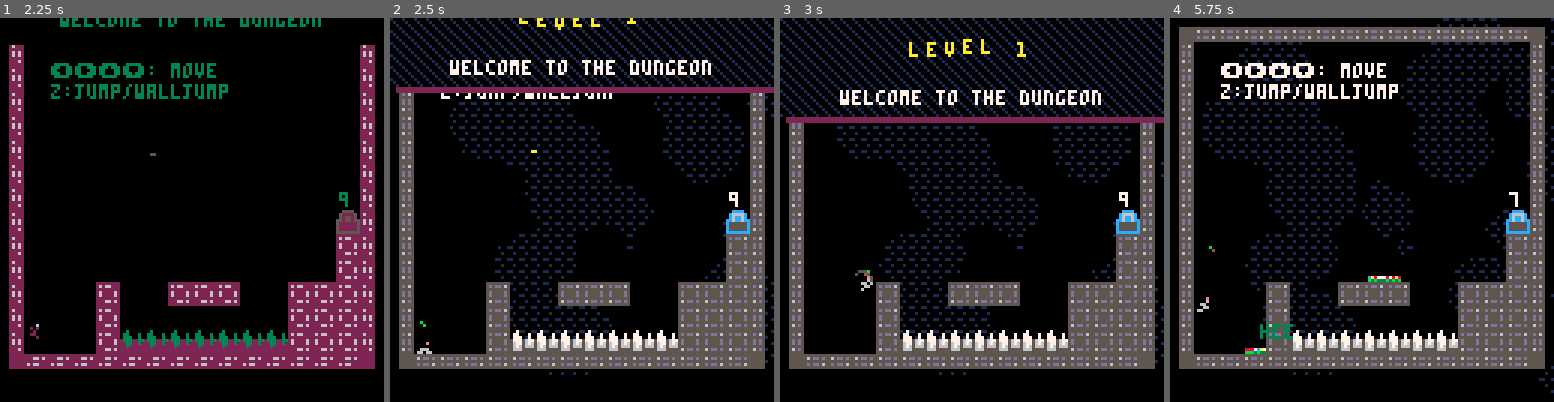
Above: before the commit, frames 1-4 (left to right).
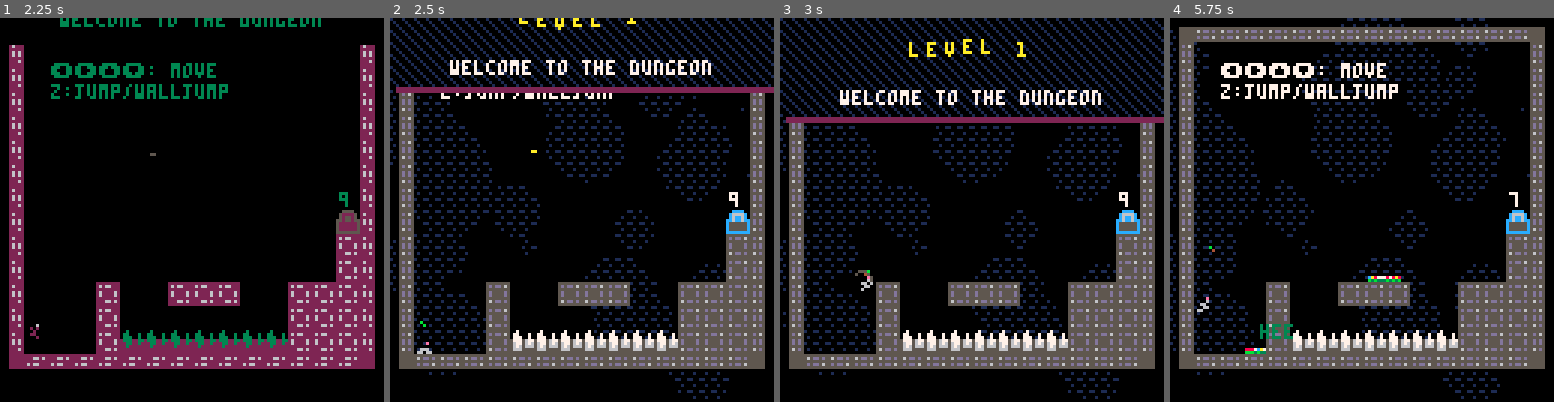
Above: after the commit, the same moments.

Repository: charlietran/flowerhead
Game: PICO-8 cartridge flowerhead.p8
The game is run twice, just before and just after one commit, with the same random seed, the same clock (stepped at 60 frames per second) and the same inputs.
Inputs:
- Up to frame 1 (2.25 s): tap X (X key) at 0.33, 1.07, 1.85 s; tap O (Z key) at 0.7, 1.7, 2.1 s; hold Right 1.6-2.1 s; hold Up from 2.15 s (still down)
- Up to frame 2 (2.5 s): release Up at 2.42 s; hold Right from 2.47 s (still down)
- Up to frame 3 (3 s): keep holding Right; tap O (Z key) at 2.5, 2.9 s; tap X (X key) at 2.97 s
- Up to frame 4 (5.75 s): release Right at 3.03 s; hold Left 3.08-3.58 s; tap O (Z key) every 0.4 s from 3.3 to 5.7 s; hold Right 4.02-4.68 s; tap X (X key) at 4.08, 5.2 s; hold Up 4.73-5.03 s; hold Left 5.08-5.68 s

Frame 1 is identical in both runs. In frame 2, 6.1% of the frame differs, in the area x 0-100%, y 18-100%; in frame 3, 5.2%; in frame 4, 7.6%, in the area x 0-100%, y 0-100%.

Commit message:
Refactor cloud drawing

Diff:
--- a/flowerhead.p8
+++ b/flowerhead.p8
@@ -111,7 +111,10 @@
   return flr(num + 0.5)
 end
 
-clouds={}
+clouds={
+  speed=0.1,
+  padding=40,
+}
 clouds.list={}
 
 function reset_level()
@@ -162,14 +165,13 @@
 	-- x direction. multiplied by
 	-- 10 to get the right cloud
 	-- drifting speed
-	local t=time()*25
 
 	-- draw the clouds as circles
 	-- drifting in the x direction
 	-- over time and with parallax
-	local cloudalt=true
+  local t=time()
 	for _,cloud in pairs(self.list) do
-			local cloudx, cloudy
+			local cloudx,cloudy
 			-- the y offset is the
 			-- product of our current cam
 			-- offset and the cloud size
@@ -184,13 +186,12 @@
 			-- with our time factor added
 			-- so that the clouds appear
 			-- to drift to the left
-			cloudx=cloud.x-((cam.x+t)*cloud.size*.01+.3)%192+32
-
-      --5
-
-      --64
-      --64-5
-      --127+5
+
+      local xdrift  = 0.1*cam.x+t
+      local xoffset = cloud.x-xdrift*cloud.size*clouds.speed
+      local xrange  = 128+clouds.padding+2*cloud.size
+
+      cloudx=xoffset%xrange-cloud.size
 
       fillp(0b0110111110111111)
 
